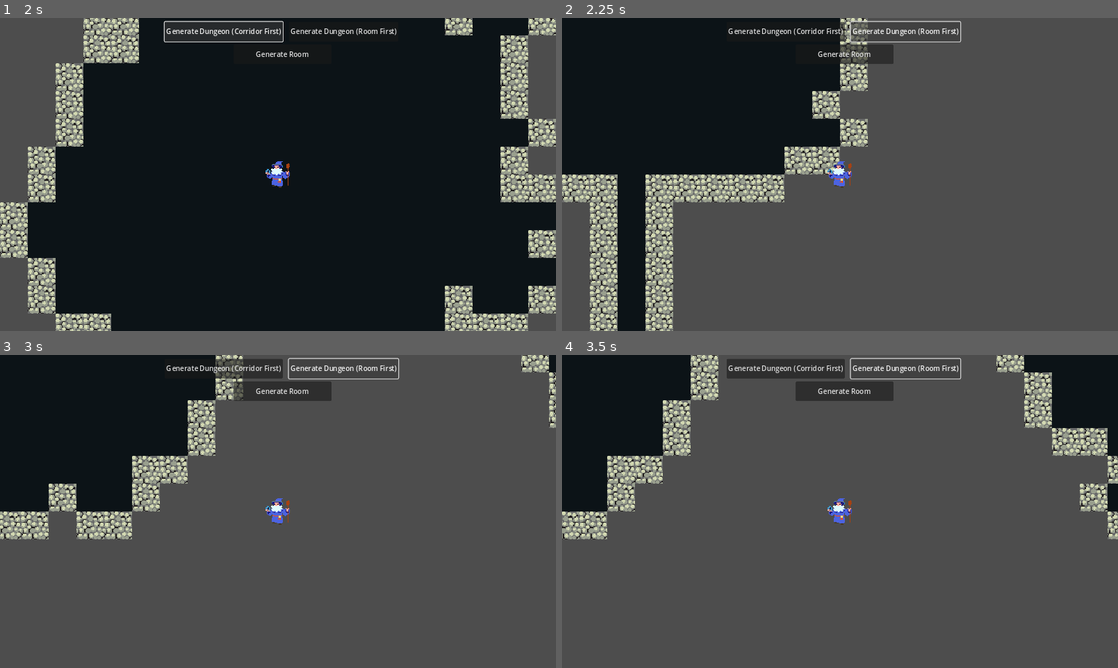
Above: before the commit, frames 1-4 (two rows, left to right).
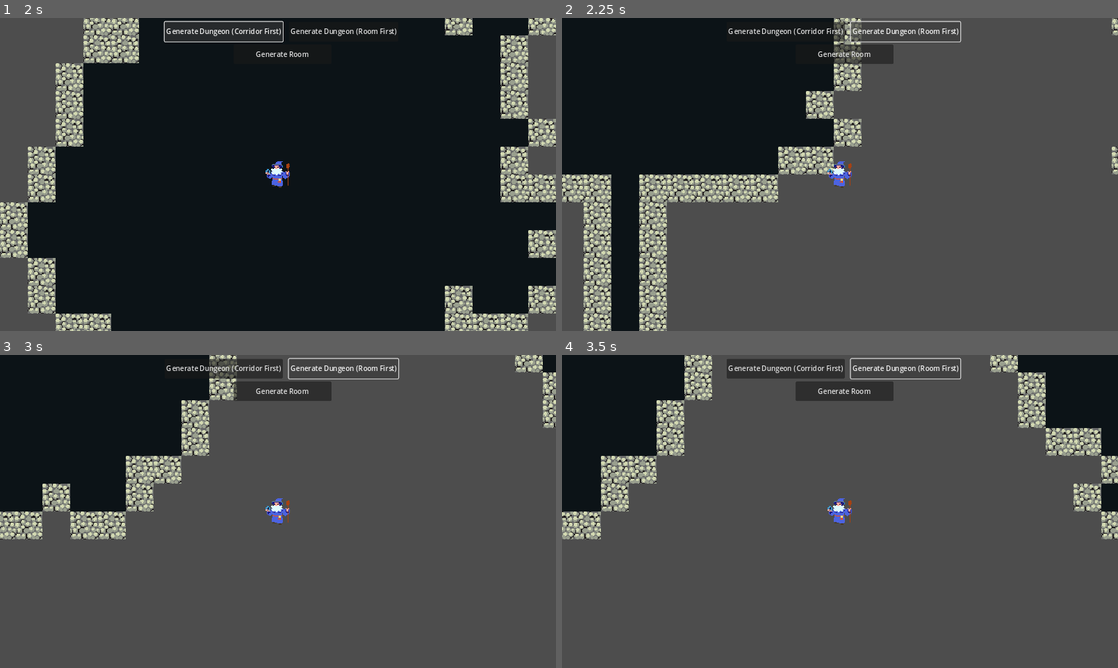
Above: after the commit, the same moments.

Repository: WizardsNStuff/Zealot-of-Wanderlust
Game: Godot game, scene res://Proc Gen/proc_gen.tscn
Two runs of this game, one before a commit and one after it. Both use one fixed random seed, a clock stepped at 60 frames per second and the inputs below. This scene is started directly instead of the project's main scene.
Inputs:
- Up to frame 1 (2 s): click "Generate Room" at 0.5 s; click "Generate Dungeon (Corridor Fi…" at 1.25 s
- Up to frame 2 (2.25 s): click "Generate Dungeon (Room First)" at 2 s
- Up to frame 3 (3 s): tap Enter at 2.75 s; hold Right (ui_right) from 2.78 s (still down)
- Up to frame 4 (3.5 s): keep holding Right (ui_right)

Frame 1 is identical in both runs. In frame 2, 8.2% of the frame differs, in the area x 0-100%, y 0-100%; in frame 3, 4.5%; in frame 4, 5.5%.

Commit message:
added physics layer to wall tilemap and added collision shape for wall tile to collide with player

Diff:
--- a/zealot-of-wanderlust/Proc Gen/proc_gen.tscn
+++ b/zealot-of-wanderlust/Proc Gen/proc_gen.tscn
@@ -70,10 +70,12 @@
 0:4/0 = 0
 1:4/0 = 0
 0:5/0 = 0
+0:5/0/physics_layer_0/polygon_0/points = PackedVector2Array(-16, -16, 16, -16, 16, 16, -16, 16)
 1:5/0 = 0
 
 [sub_resource type="TileSet" id="TileSet_o8cbx"]
 tile_size = Vector2i(32, 32)
+physics_layer_0/collision_layer = 1
 sources/1 = SubResource("TileSetAtlasSource_kgwo0")
 
 [sub_resource type="TileSetAtlasSource" id="TileSetAtlasSource_8kxg4"]
@@ -86,6 +88,9 @@
 [sub_resource type="TileSet" id="TileSet_oibp5"]
 tile_size = Vector2i(32, 32)
 sources/2 = SubResource("TileSetAtlasSource_8kxg4")
+
+[sub_resource type="RectangleShape2D" id="RectangleShape2D_7hbav"]
+size = Vector2(13, 27)
 
 [node name="ProcGen" type="Node" node_paths=PackedStringArray("proc_gen_data", "floor_tilemap_layer", "wall_tilemap_layer", "staircase_tilemap_layer")]
 script = ExtResource("1_5ancx")
@@ -161,6 +166,10 @@
 vframes = 7
 frame = 25
 
+[node name="CollisionShape2D" type="CollisionShape2D" parent="Player"]
+position = Vector2(-0.5, 1.5)
+shape = SubResource("RectangleShape2D_7hbav")
+
 [node name="Camera2D" type="Camera2D" parent="Player"]
 zoom = Vector2(2, 2)
 
Not shown: 1 places in zealot-of-wanderlust/Proc Gen/proc_gen.tscn that only renumber resources
